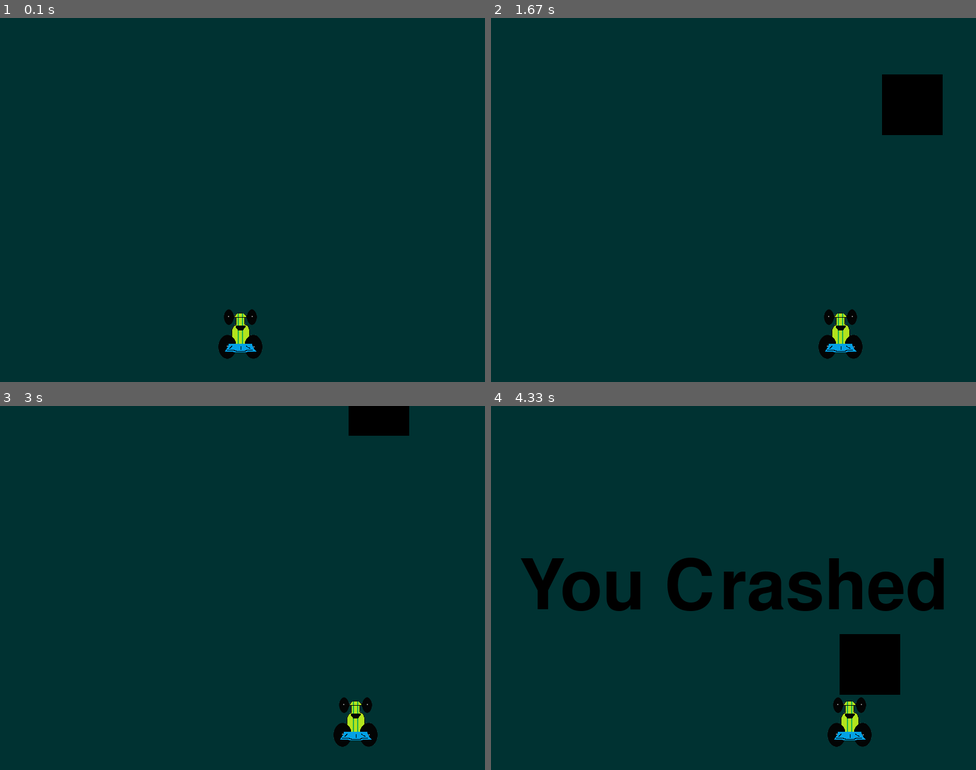
Above: before the commit, frames 1-4 (two rows, left to right).
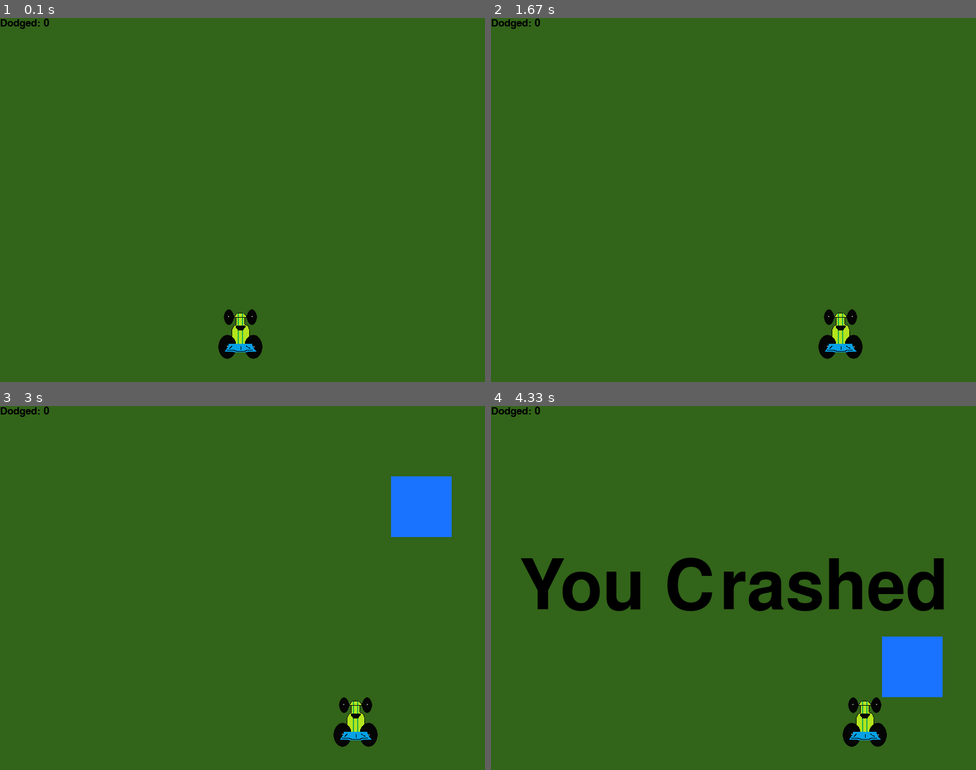
Above: after the commit, the same moments.

Repository: ForestMilles/homework
Game: pygame game, started from pygame--practice/car race.py
The game is run twice, just before and just after one commit, with the same random seed, the same clock (stepped at 60 frames per second) and the same inputs.
Inputs:
- Up to frame 1 (0.1 s): no input
- Up to frame 2 (1.67 s): hold Right 0.33-0.8 s; hold Right 0.83-1.3 s; hold Left from 1.33 s (still down)
- Up to frame 3 (3 s): release Left at 1.87 s; hold Left 1.9-2.3 s; hold Right 2.33-2.97 s
- Up to frame 4 (4.33 s): hold Left 3-3.47 s; hold Right 3.5-3.97 s; hold Right from 4 s (still down)

The runs differ from the first frame. In frame 1, 99% of the frame differs, in the area x 0-100%, y 0-100%; in frame 2, 99%; in frame 3, 99%; in frame 4, 95%.

Commit message:
cutomizing/updating hw (a bit racey) and starting shapes in python

Diff:
--- a/pygame--practice/car race.py
+++ b/pygame--practice/car race.py
@@ -8,16 +8,24 @@
 display_height = 600
 
 black = (0, 0, 0)
-white = (0, 50, 50)
+white = (50, 100, 25)
 red = (255, 0, 0)
+
+block_color = (25, 115, 255)
 
 car_width = 73
 
 gameDisplay = pygame.display.set_mode((display_width, display_height))
-pygame.display.set_caption('Rumble')
+pygame.display.set_caption('A bit Racey')
 clock = pygame.time.Clock()
 
 carImg = pygame.image.load('racecar.png')
+
+
+def things_dodged(count):
+    font = pygame.font.SysFont(None, 25)
+    text = font.render("Dodged: " + str(count), True, black)
+    gameDisplay.blit(text, (0, 0))
 
 
 def things(thingx, thingy, thingw, thingh, color):
@@ -41,7 +49,7 @@
 
     pygame.display.update()
 
-    time.sleep(3)
+    time.sleep(2)
 
     game_loop()
 
@@ -58,9 +66,13 @@
 
     thing_startx = random.randrange(0, display_width)
     thing_starty = -600
-    thing_speed = 7
+    thing_speed = 4
     thing_width = 100
     thing_height = 100
+
+    thingCount = 1
+
+    dodged = 0
 
     gameExit = False
 
@@ -85,9 +97,11 @@
         gameDisplay.fill(white)
 
         # things(thingx, thingy, thingw, thingh, color)
-        things(thing_startx, thing_starty, thing_width, thing_height, black)
+        things(thing_startx, thing_starty, thing_width, thing_height, block_color)
+
         thing_starty += thing_speed
         car(x, y)
+        things_dodged(dodged)
 
         if x > display_width - car_width or x < 0:
             crash()
@@ -95,7 +109,9 @@
         if thing_starty > display_height:
             thing_starty = 0 - thing_height
             thing_startx = random.randrange(0, display_width)
-
+            dodged += 1
+            thing_speed += 1
+            thing_width += (dodged * 1.2)
 
         if y < thing_starty + thing_height:
             print('y crossover')
@@ -104,7 +120,6 @@
                 print('x crossover')
                 crash()
 
-
         pygame.display.update()
         clock.tick(60)
 
--- /dev/null
+++ b/pygame--practice/shape.py
@@ -0,0 +1,29 @@
+import pygame
+
+pygame.init()
+
+white = (255,255,255)
+black = (0,0,0)
+
+red = (255,0,0)
+green = (0,255,0)
+blue = (0,0,255)
+
+gameDisplay = pygame.display.set_mode((800,600))
+gameDisplay.fill(black)
+
+pixAr = pygame.PixelArray(gameDisplay)
+pixAr[10][20] = green
+pygame.draw.line(gameDisplay, blue, (100,200), (300,500),5)
+pygame.draw.rect(gameDisplay, red, (400,200,50,25))
+pygame.draw.circle(gameDisplay, white, (400,400), 100, 50)
+pygame.draw.polygon(gameDisplay, green, ((55,75),(36,124),(260,375),(450,25),(6,540)))
+
+print("")
+while True:
+    for event in pygame.event.get():
+        if event.type == pygame.QUIT:
+            pygame.quit()
+            quit()
+
+    pygame.display.update()
